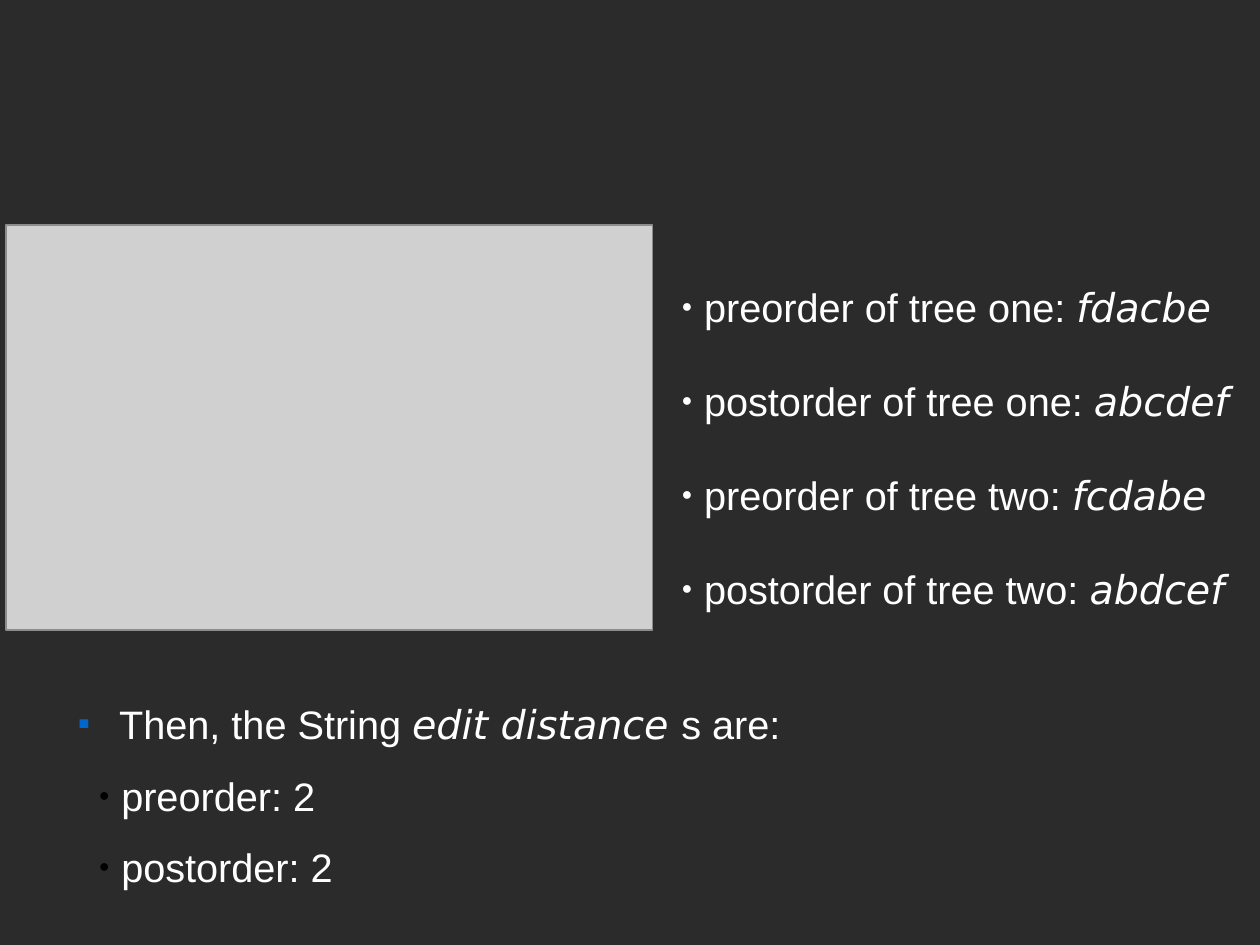
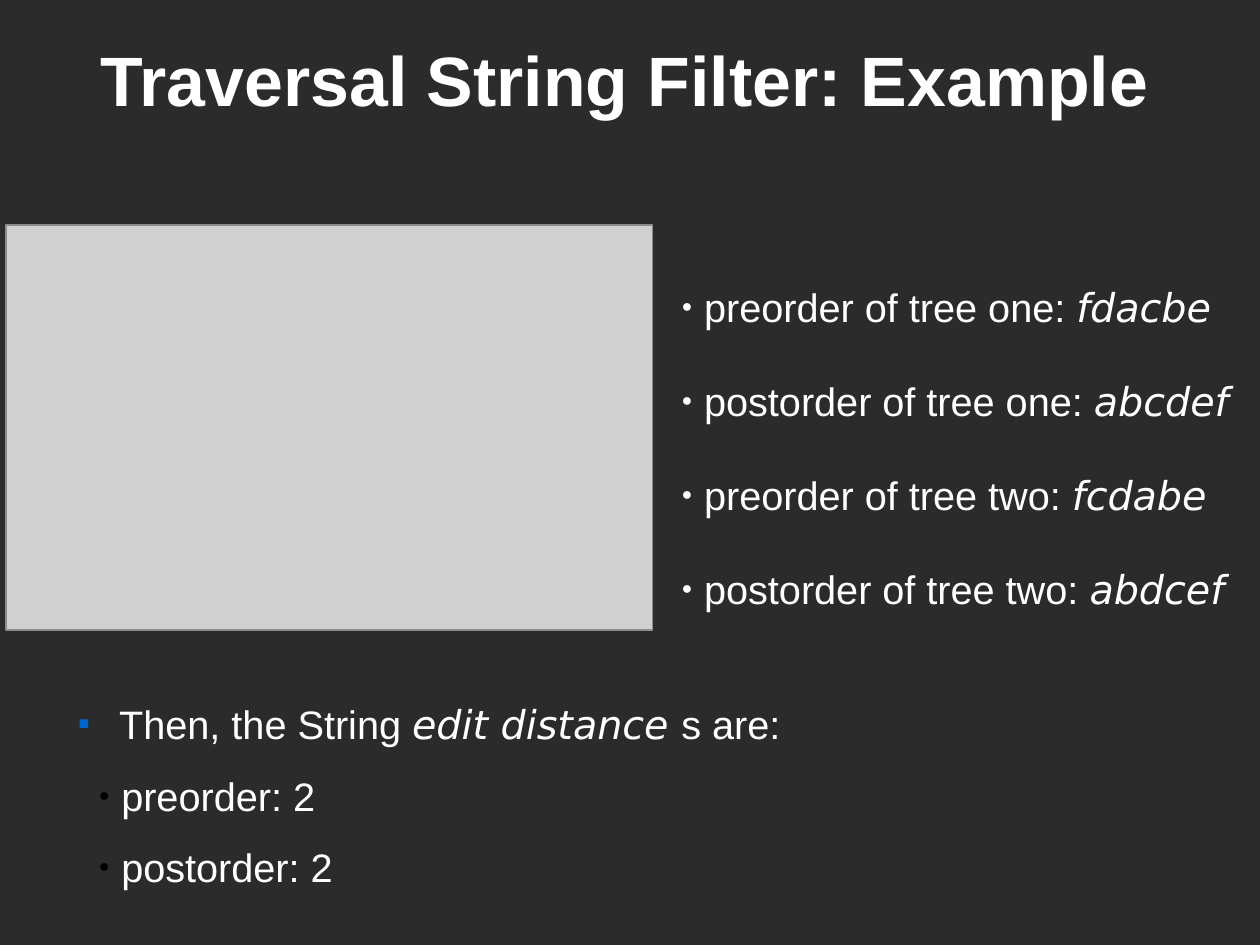
Before and after one commit to LuciferoO/treeeditdistance, a slide deck: slide 8 of treeeditdistance/doc/Presentation.odp (slide 7 before the commit). Drawn at 1260x945 pixels with LibreOffice and Linux fonts; fonts in the diff are those of the drawing; grey boxes stand for pictures; background and template pictures are left out; a plain dark background stands for a picture behind light text. Boxes give left, top, right and bottom in pixels: in the first picture for what was removed or moved away, otherwise in the second. Text is boxed around its words. In the diff, an @@ line names an element or a change of style, - is before the commit and + after.

```diff
--- a/treeeditdistance/doc/Presentation.odp
+++ b/treeeditdistance/doc/Presentation.odp
@@ title added at <box>101,55,1148,120</box>, 44 pt, text #FFFFFF, bold @@
+Traversal String Filter: Example
```
Also in this commit, not shown: 4 other slides changed, 2 slides added.
